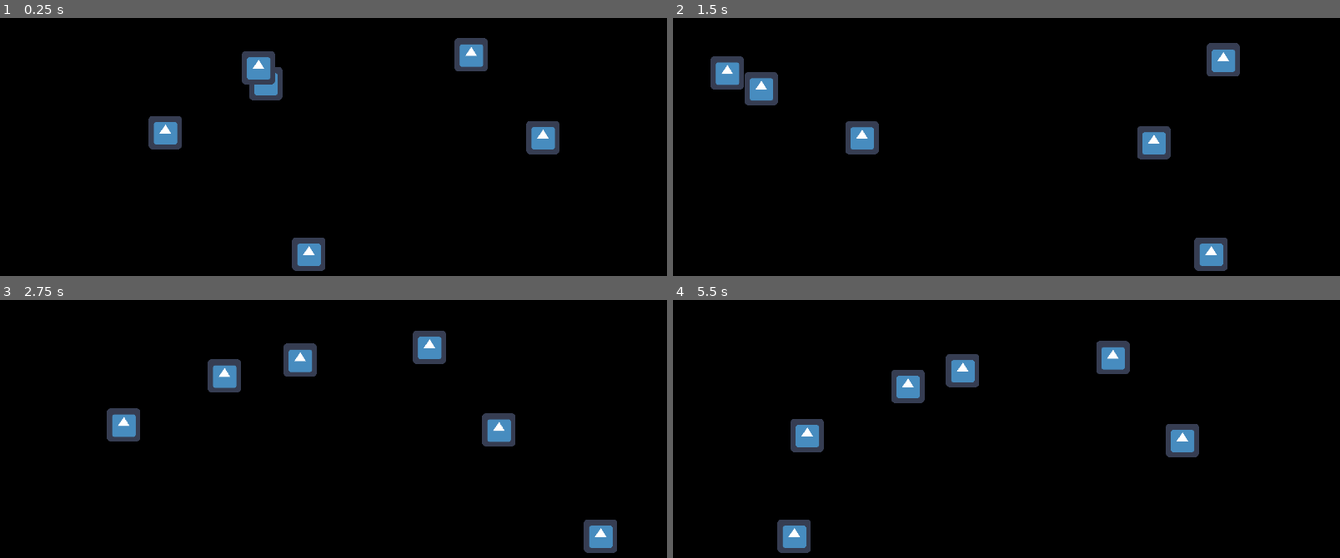
Above: before the commit, frames 1-4 (two rows, left to right).
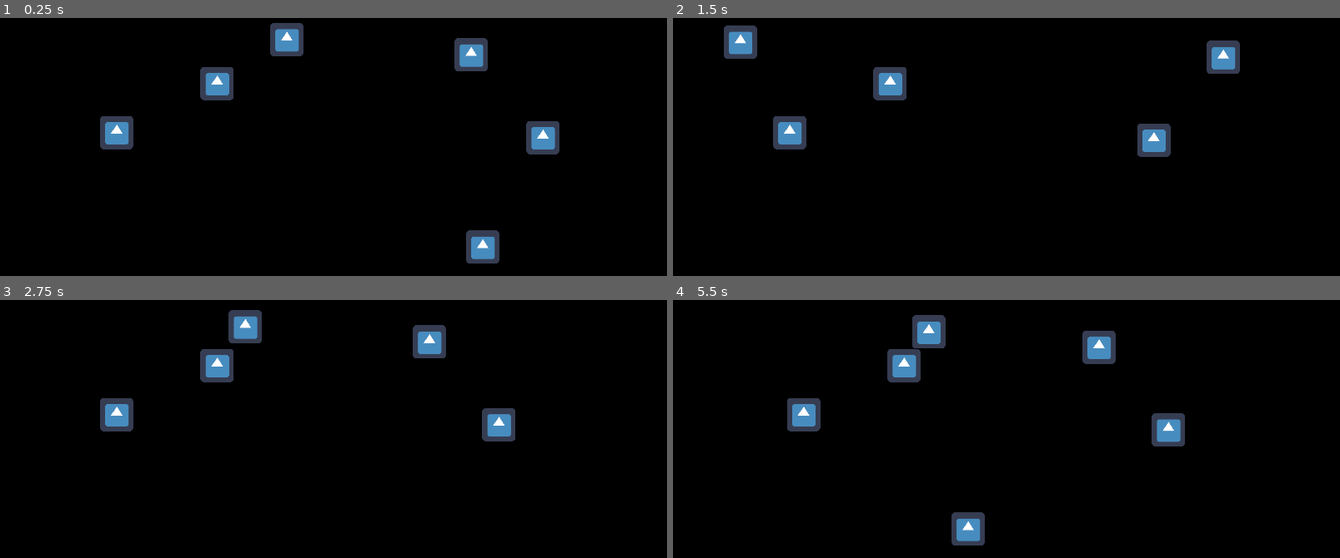
Above: after the commit, the same moments.

Repository: sacrificerXY/parallel-invaders
Game: Godot game, scene res://World.tscn
Two runs of this game, one before a commit and one after it. Both use one fixed random seed, a clock stepped at 60 frames per second and the inputs below. The engine's default icon, where the game draws it, is replaced by a stand-in: a white triangle on a blue panel in a dark square.
Inputs:
- Up to frame 1 (0.25 s): no input
- Up to frame 2 (1.5 s): hold D (move_right) 0.53-1.28 s; hold A (move_left) from 1.28 s (still down)
- Up to frame 3 (2.75 s): release A (move_left) at 2.03 s; hold D (move_right) from 2.03 s (still down)
- Up to frame 4 (5.5 s): release D (move_right) at 3.53 s; hold A (move_left) from 3.53 s (still down)

The runs differ from the first frame. In frame 1, 4.8% of the frame differs, in the area x 15-75%, y 1-99%; in frame 2, 4.8%; in frame 3, 4.4%; in frame 4, 6.5%, in the area x 15-79%, y 5-99%.

Commit message:
add focus mechanic

Diff:
--- a/Ship.gd
+++ b/Ship.gd
@@ -1,6 +1,7 @@
 extends KinematicBody2D
 
 var direction: Vector2 = Vector2.RIGHT
+var is_moving := true
 
 # Called when the node enters the scene tree for the first time.
 func _ready():
@@ -13,8 +14,17 @@
 
 
 func _process(delta: float):
-	var collision: KinematicCollision2D = move_and_collide(direction * 400 * delta)
-	if collision:
-		if collision.collider.is_in_group('bouncer'):
-			direction.x *= -1
-			position.y += 10
+	if is_moving:
+		var collision: KinematicCollision2D = move_and_collide(direction * 400 * delta)
+		if collision:
+			if collision.collider.is_in_group('bouncer'):
+				direction.x *= -1
+				position.y += 5
+
+func focus():
+	is_moving = true
+	print('focus')
+
+func unfocus():
+	is_moving = false
+	print('unfocus')
--- a/World.gd
+++ b/World.gd
@@ -1,5 +1,12 @@
 extends Node2D
 
+# past active
+const FOCUS_LEFTY: int = 1
+const FOCUS_RIGHTY: int = 2
+
+onready var screen_size: Vector2 = get_viewport_rect().size
+onready var player := find_node('Player')
+var past_focus: int = 0
 
 func _ready():
 	adjust_bouncer(find_node('LeftBouncer'), 0.0)
@@ -9,7 +16,6 @@
 
 
 func adjust_bouncer(area, pos: float):
-	var screen_size: Vector2 = get_viewport_rect().size
 	var rect: RectangleShape2D = area.get_child(0).shape
 	area.position.x = screen_size.x * pos
 	area.position.y = screen_size.y / 2
@@ -17,6 +23,26 @@
 	rect.extents.x = 20
 
 
+func _process(delta):
+	check_world_focus()
+
+
+func check_world_focus():
+	var curr_focus := past_focus
+	if player.position.x < screen_size.x / 2:
+		curr_focus = FOCUS_LEFTY
+	else:
+		curr_focus = FOCUS_RIGHTY
+	if past_focus != curr_focus:
+		if curr_focus == FOCUS_LEFTY:
+			get_tree().call_group('lefty', 'focus')
+			get_tree().call_group('righty', 'unfocus')
+		elif curr_focus == FOCUS_RIGHTY:
+			get_tree().call_group('lefty', 'unfocus')
+			get_tree().call_group('righty', 'focus')
+		else:
+			assert(false)
+	past_focus = curr_focus
 # Called every frame. 'delta' is the elapsed time since the previous frame.
 #func _process(delta):
 #	pass
--- a/World.tscn
+++ b/World.tscn
@@ -10,20 +10,28 @@
 [node name="World" type="Node2D"]
 script = ExtResource( 1 )
 
-[node name="Ship" parent="." instance=ExtResource( 2 )]
+[node name="Ship" parent="." groups=[
+"lefty",
+] instance=ExtResource( 2 )]
 position = Vector2( 410.029, 255.44 )
 
-[node name="Ship2" parent="." instance=ExtResource( 2 )]
+[node name="Ship2" parent="." groups=[
+"lefty",
+] instance=ExtResource( 2 )]
 position = Vector2( 217.206, 349.732 )
 
-[node name="Ship3" parent="." instance=ExtResource( 2 )]
+[node name="Ship3" parent="." groups=[
+"righty",
+] instance=ExtResource( 2 )]
 position = Vector2( 941.879, 359.267 )
 
-[node name="Ship4" parent="." instance=ExtResource( 2 )]
+[node name="Ship4" parent="." groups=[
+"righty",
+] instance=ExtResource( 2 )]
 position = Vector2( 804.149, 200.348 )
 
 [node name="Ship5" parent="." instance=ExtResource( 2 )]
-position = Vector2( 639.932, 215.18 )
+position = Vector2( 450.385, 171.131 )
 
 [node name="Bouncers" type="Node" parent="."]
 
@@ -59,4 +67,4 @@
 [node name="RightWorld" type="Node" parent="."]
 
 [node name="Player" parent="." instance=ExtResource( 3 )]
-position = Vector2( 592.669, 583.325 )
+position = Vector2( 926.379, 569.977 )
